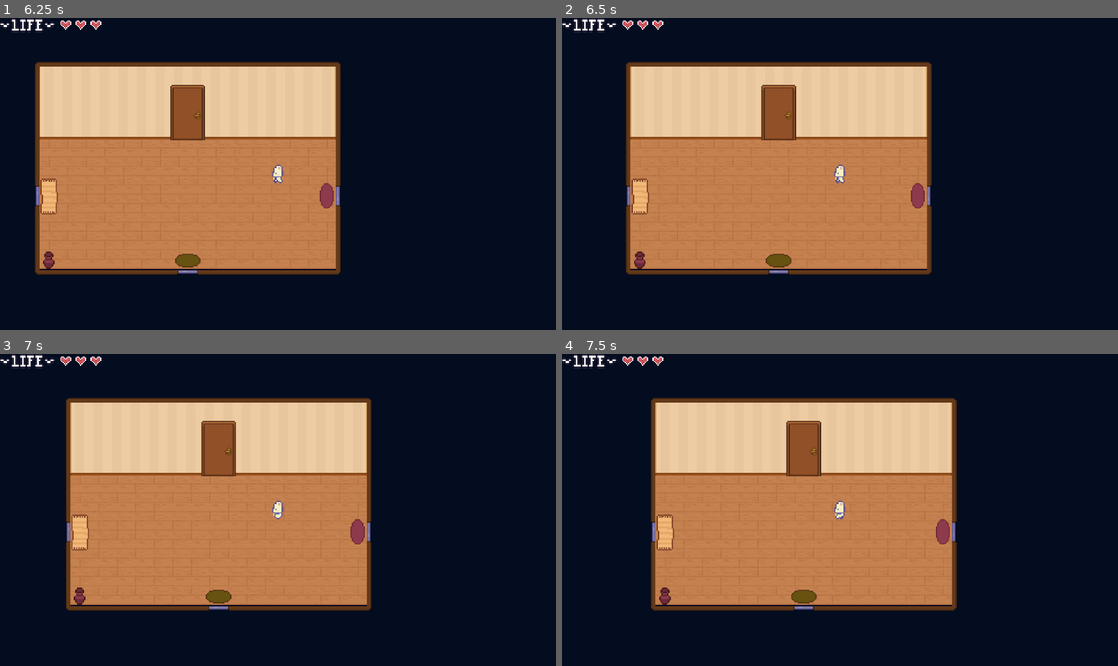
Above: before the commit, frames 1-4 (two rows, left to right).
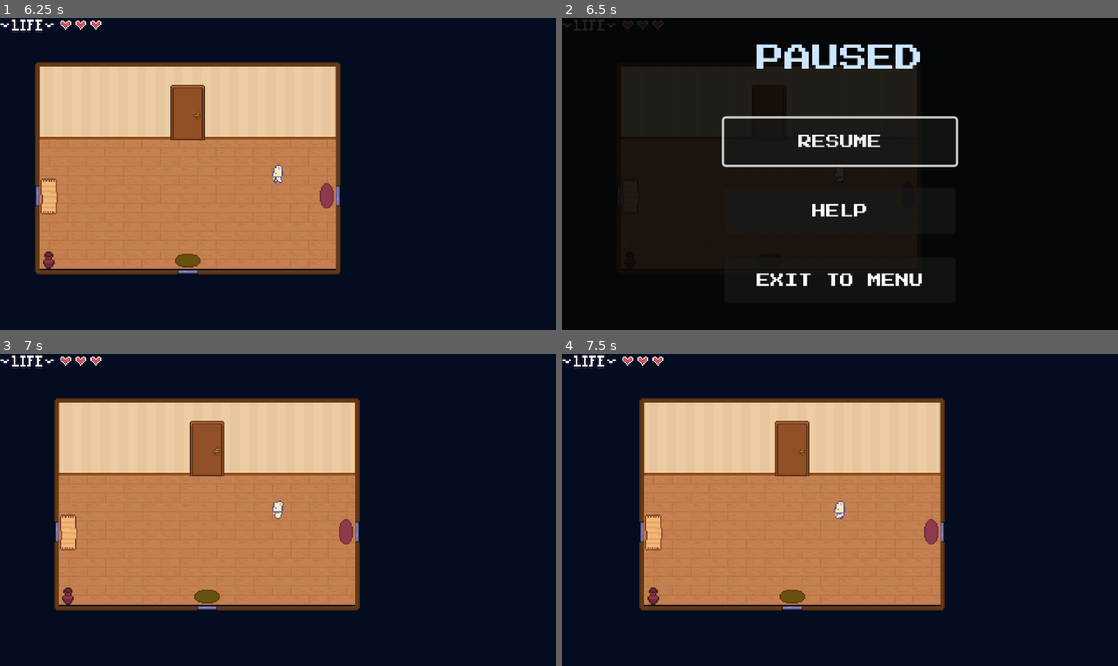
Above: after the commit, the same moments.

Repository: yonisabag11/DiscreteMath_EscapeRoom
Game: Godot game, scene res://GUI/MainMenu.tscn
The game is run twice, just before and just after one commit, with the same random seed, the same clock (stepped at 60 frames per second) and the same inputs.
Inputs (mouse positions are in pixels of both pictures, inside the frame that each line leads up to):
- Up to frame 1 (6.25 s): click "HOW TO PLAY" at 0.5 s; click "BACK" at 1.25 s; click "START" at 2 s; tap Enter (ui_accept) at 2.75, 3.02, 3.77, 5.27, 6.02 s; hold D (right) 2.78-3.53 s; hold E (Interact) 2.78-3.53 s; hold S (down) 3.53-4.28 s; tap E (Interact) at 3.6, 5.1 s; hold D (right) 4.28-5.03 s; hold E (Interact) 4.28-5.03 s; hold W (up) 5.03-5.78 s; hold A (left) from 5.78 s (still down); hold E (Interact) from 5.78 s (still down)
- Up to frame 2 (6.5 s): keep holding A (left); keep holding E (Interact); tap Escape (ui_cancel) at 6.4 s
- Up to frame 3 (7 s): release A (left) at 6.5 s; release E (Interact) at 6.5 s; click (278, 478) at 6.5 s, where only the run after the commit has a clickable "RESUME"
- Up to frame 4 (7.5 s): tap Enter (ui_accept) at 7.25 s; hold A (left) from 7.28 s (still down); tap E (Interact) at 7.35 s

Frame 1 is identical in both runs. In frame 2, 40% of the frame differs, in the area x 0-72%, y 0-86%; in frame 3, 5.8%; in frame 4, 5.8%.

Commit message:
Added a pause menu and tweaked final door status updates

Diff:
--- /dev/null
+++ b/GUI/pause_menu.gd
@@ -0,0 +1,97 @@
+extends CanvasLayer
+
+## Pause Menu - Shows when ESC is pressed during gameplay
+## Provides Help and Exit options
+
+@onready var panel: Panel = $Panel
+@onready var help_button: Button = $Panel/MarginContainer/VBoxContainer/MenuButtons/HelpButton
+@onready var resume_button: Button = $Panel/MarginContainer/VBoxContainer/MenuButtons/ResumeButton
+@onready var exit_button: Button = $Panel/MarginContainer/VBoxContainer/MenuButtons/ExitButton
+@onready var how_to_play_panel: Panel = $HowToPlayPanel
+@onready var back_button: Button = $HowToPlayPanel/MarginContainer/VBoxContainer/BackButton
+
+var is_paused: bool = false
+
+func _ready():
+	# Connect button signals
+	help_button.pressed.connect(_on_help_pressed)
+	resume_button.pressed.connect(_on_resume_pressed)
+	exit_button.pressed.connect(_on_exit_pressed)
+	back_button.pressed.connect(_on_back_pressed)
+
+	# Hide initially
+	hide()
+	how_to_play_panel.hide()
+
+	# Set process mode to always so it works when paused
+	process_mode = Node.PROCESS_MODE_ALWAYS
+
+func _input(event):
+	# Only handle ESC if no mini-game is active
+	if event.is_action_pressed("ui_cancel") and not event.is_echo():
+		if MiniGameManager.current_mini_game == null:
+			toggle_pause()
+
+func toggle_pause():
+	is_paused = !is_paused
+
+	if is_paused:
+		show_pause_menu()
+	else:
+		hide_pause_menu()
+
+func show_pause_menu():
+	show()
+	panel.show()
+	how_to_play_panel.hide()
+	get_tree().paused = true
+	resume_button.grab_focus()
+
+func hide_pause_menu():
+	hide()
+	get_tree().paused = false
+	is_paused = false
+
+func _on_resume_pressed():
+	hide_pause_menu()
+
+func _on_help_pressed():
+	# Show the how to play panel
+	panel.hide()
+	how_to_play_panel.show()
+	back_button.grab_focus()
+
+func _on_back_pressed():
+	# Hide the how to play panel
+	how_to_play_panel.hide()
+	panel.show()
+	help_button.grab_focus()
+
+func _on_exit_pressed():
+	# Hide pause menu first
+	hide()
+	is_paused = false
+
+	# Unpause and return to main menu
+	get_tree().paused = false
+
+	# Close any open dialogs
+	if DialogBox and DialogBox.has_method("hide_dialog"):
+		DialogBox.hide_dialog()
+
+	# Close any open mini-games
+	if MiniGameManager:
+		MiniGameManager.close_mini_game()
+
+	# Reset game state
+	MiniGameManager.reset_all_completions()
+	if HealthManager:
+		HealthManager.reset_hearts()
+
+	# Unfreeze player if they were frozen
+	var player = get_tree().get_first_node_in_group("player_cat")
+	if player and player.has_method("unfreeze"):
+		player.unfreeze()
+
+	# Load main menu
+	get_tree().change_scene_to_file("res://GUI/MainMenu.tscn")
--- /dev/null
+++ b/GUI/pause_menu.tscn
@@ -0,0 +1,153 @@
+[gd_scene load_steps=3 format=4 uid="uid://csqm5y6wbp3ja"]
+
+[ext_resource type="Script" path="res://GUI/pause_menu.gd" id="1_pause"]
+[ext_resource type="FontFile" uid="uid://c8fgo04h80ehc" path="res://GUI/Font/PressStart2P-Regular.ttf" id="2_font"]
+
+[node name="PauseMenu" type="CanvasLayer"]
+layer = 100
+script = ExtResource("1_pause")
+
+[node name="Panel" type="Panel" parent="."]
+anchors_preset = 15
+anchor_right = 1.0
+anchor_bottom = 1.0
+grow_horizontal = 2
+grow_vertical = 2
+
+[node name="ColorRect" type="ColorRect" parent="Panel"]
+layout_mode = 1
+anchors_preset = 15
+anchor_right = 1.0
+anchor_bottom = 1.0
+grow_horizontal = 2
+grow_vertical = 2
+color = Color(0, 0, 0, 0.7)
+
+[node name="MarginContainer" type="MarginContainer" parent="Panel"]
+layout_mode = 1
+anchors_preset = 15
+anchor_right = 1.0
+anchor_bottom = 1.0
+grow_horizontal = 2
+grow_vertical = 2
+theme_override_constants/margin_left = 100
+theme_override_constants/margin_top = 100
+theme_override_constants/margin_right = 100
+theme_override_constants/margin_bottom = 100
+
+[node name="VBoxContainer" type="VBoxContainer" parent="Panel/MarginContainer"]
+layout_mode = 2
+theme_override_constants/separation = 40
+alignment = 1
+
+[node name="TitleLabel" type="Label" parent="Panel/MarginContainer/VBoxContainer"]
+layout_mode = 2
+theme_override_colors/font_color = Color(0.8, 0.9, 1, 1)
+theme_override_fonts/font = ExtResource("2_font")
+theme_override_font_sizes/font_size = 24
+text = "PAUSED"
+horizontal_alignment = 1
+
+[node name="MenuButtons" type="VBoxContainer" parent="Panel/MarginContainer/VBoxContainer"]
+layout_mode = 2
+size_flags_vertical = 4
+theme_override_constants/separation = 20
+alignment = 1
+
+[node name="ResumeButton" type="Button" parent="Panel/MarginContainer/VBoxContainer/MenuButtons"]
+custom_minimum_size = Vector2(200, 40)
+layout_mode = 2
+size_flags_horizontal = 4
+theme_override_colors/font_hover_color = Color(0.8, 0.9, 1, 1)
+theme_override_colors/font_color = Color(1, 1, 1, 1)
+theme_override_fonts/font = ExtResource("2_font")
+theme_override_font_sizes/font_size = 12
+text = "RESUME"
+
+[node name="HelpButton" type="Button" parent="Panel/MarginContainer/VBoxContainer/MenuButtons"]
+custom_minimum_size = Vector2(200, 40)
+layout_mode = 2
+size_flags_horizontal = 4
+theme_override_colors/font_hover_color = Color(0.8, 0.9, 1, 1)
+theme_override_colors/font_color = Color(1, 1, 1, 1)
+theme_override_fonts/font = ExtResource("2_font")
+theme_override_font_sizes/font_size = 12
+text = "HELP"
+
+[node name="ExitButton" type="Button" parent="Panel/MarginContainer/VBoxContainer/MenuButtons"]
+custom_minimum_size = Vector2(200, 40)
+layout_mode = 2
+size_flags_horizontal = 4
+theme_override_colors/font_hover_color = Color(0.8, 0.9, 1, 1)
+theme_override_colors/font_color = Color(1, 1, 1, 1)
+theme_override_fonts/font = ExtResource("2_font")
+theme_override_font_sizes/font_size = 12
+text = "EXIT TO MENU"
+
+[node name="HowToPlayPanel" type="Panel" parent="."]
+visible = false
+anchors_preset = 8
+anchor_left = 0.5
+anchor_top = 0.5
+anchor_right = 0.5
+anchor_bottom = 0.5
+offset_left = -250.0
+offset_top = -200.0
+offset_right = 250.0
+offset_bottom = 200.0
+grow_horizontal = 2
+grow_vertical = 2
+
+[node name="MarginContainer" type="MarginContainer" parent="HowToPlayPanel"]
+layout_mode = 1
+anchors_preset = 15
+anchor_right = 1.0
+anchor_bottom = 1.0
+grow_horizontal = 2
+grow_vertical = 2
+theme_override_constants/margin_left = 20
+theme_override_constants/margin_top = 20
+theme_override_constants/margin_right = 20
+theme_override_constants/margin_bottom = 20
+
+[node name="VBoxContainer" type="VBoxContainer" parent="HowToPlayPanel/MarginContainer"]
+layout_mode = 2
+theme_override_constants/separation = 15
+
+[node name="TitleLabel" type="Label" parent="HowToPlayPanel/MarginContainer/VBoxContainer"]
+layout_mode = 2
+theme_override_colors/font_color = Color(0.8, 0.9, 1, 1)
+theme_override_fonts/font = ExtResource("2_font")
+theme_override_font_sizes/font_size = 14
+text = "HOW TO PLAY"
+horizontal_alignment = 1
+
+[node name="InstructionsLabel" type="Label" parent="HowToPlayPanel/MarginContainer/VBoxContainer"]
+layout_mode = 2
+size_flags_vertical = 3
+theme_override_colors/font_color = Color(1, 1, 1, 1)
+theme_override_fonts/font = ExtResource("2_font")
+theme_override_font_sizes/font_size = 8
+text = "CONTROLS:
+
+WASD or Arrow Keys - Move
+E - Interact with objects
+ESC - Pause Menu
+
+OBJECTIVE:
+Solve puzzles and explore rooms
+to escape!
+
+Press ESC during mini-games
+to close them."
+autowrap_mode = 3
+
+[node name="BackButton" type="Button" parent="HowToPlayPanel/MarginContainer/VBoxContainer"]
+custom_minimum_size = Vector2(150, 30)
+layout_mode = 2
+size_flags_horizontal = 4
+theme_override_colors/font_hover_color = Color(0.8, 0.9, 1, 1)
+theme_override_colors/font_color = Color(1, 1, 1, 1)
+theme_override_fonts/font = ExtResource("2_font")
+theme_override_font_sizes/font_size = 10
+text = "BACK"
--- a/project.godot
+++ b/project.godot
@@ -22,6 +22,7 @@
 DialogBox="*res://GUI/dialog_box_autoload.gd"
 MiniGameManager="*res://GUI/MiniGames/mini_game_manager.gd"
 HealthManager="*res://GUI/player_HUD/health_manager.gd"
+PauseMenu="*res://GUI/pause_menu.tscn"
 
 [display]
 
Not shown, added: GUI/pause_menu.gd.uid
